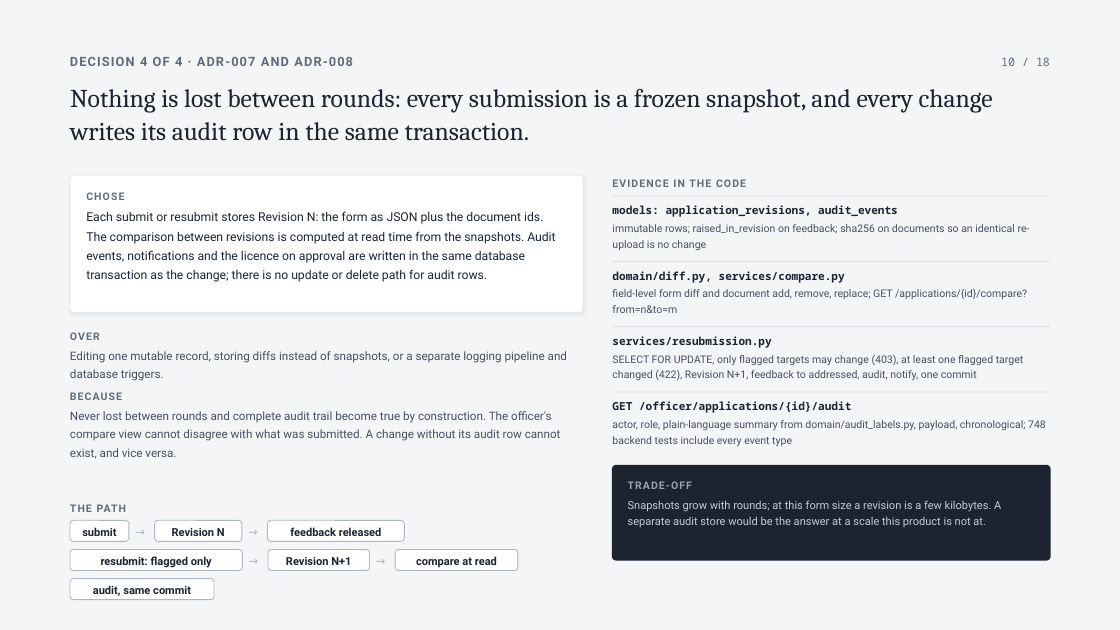
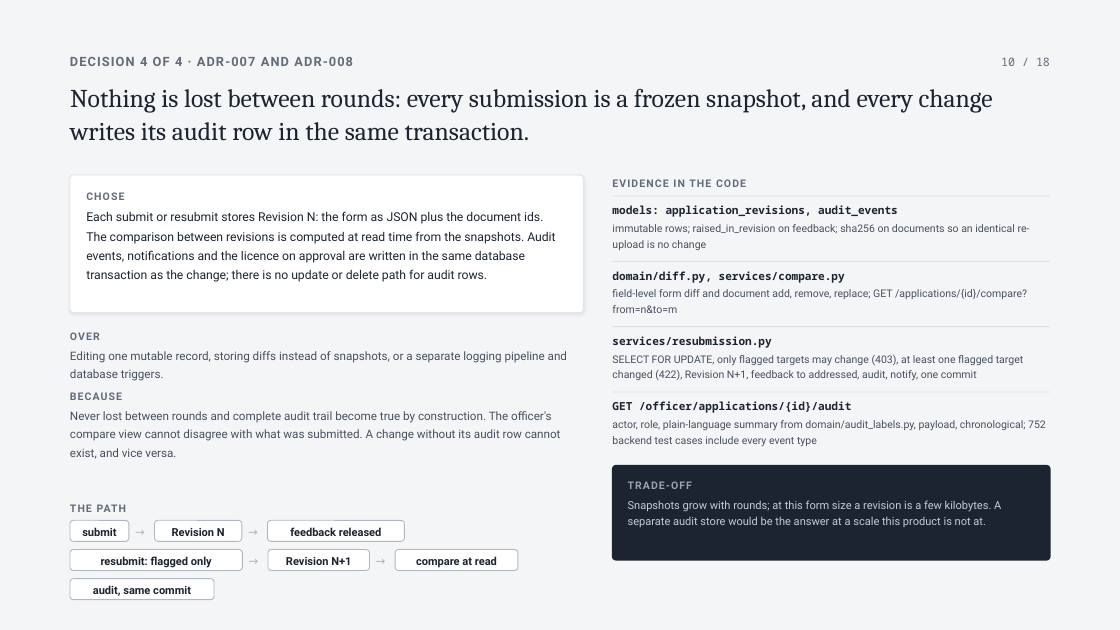
Before and after one commit to SuhaasNv/permitflow, a slide deck: slide 10 of docs/13-debrief/technical-deck/PermitFlow-technical.pptx. Drawn at 1120x630 pixels with LibreOffice and Linux fonts; fonts in the diff are those of the drawing. Boxes give left, top, right and bottom in pixels: in the first picture for what was removed or moved away, otherwise in the second. Text is boxed around its words. In the diff, an @@ line names an element or a change of style, - is before the commit and + after.

Commit message:
fix: operator refusals, layering test, audit purge, JWT secret
Four findings from the review: operator 409 bodies carried internal status codes; the layering test missed bare app.models imports; draft deletion deleted audit rows outside the repository the docs called append-only; a fallback JWT secret existed when JWT_SECRET was empty in the test environment.

```diff
--- a/docs/13-debrief/technical-deck/PermitFlow-technical.pptx
+++ b/docs/13-debrief/technical-deck/PermitFlow-technical.pptx
@@ text at <box>612,420,1046,446</box>: text changed @@
-actor, role, plain-language summary from domain/audit_labels.py, payload, chronological; 748 backend tests include every event type
+actor, role, plain-language summary from domain/audit_labels.py, payload, chronological; 752 backend test cases include every event type
```
Also in this commit, not shown: 2 other slides changed, 24 other files.
